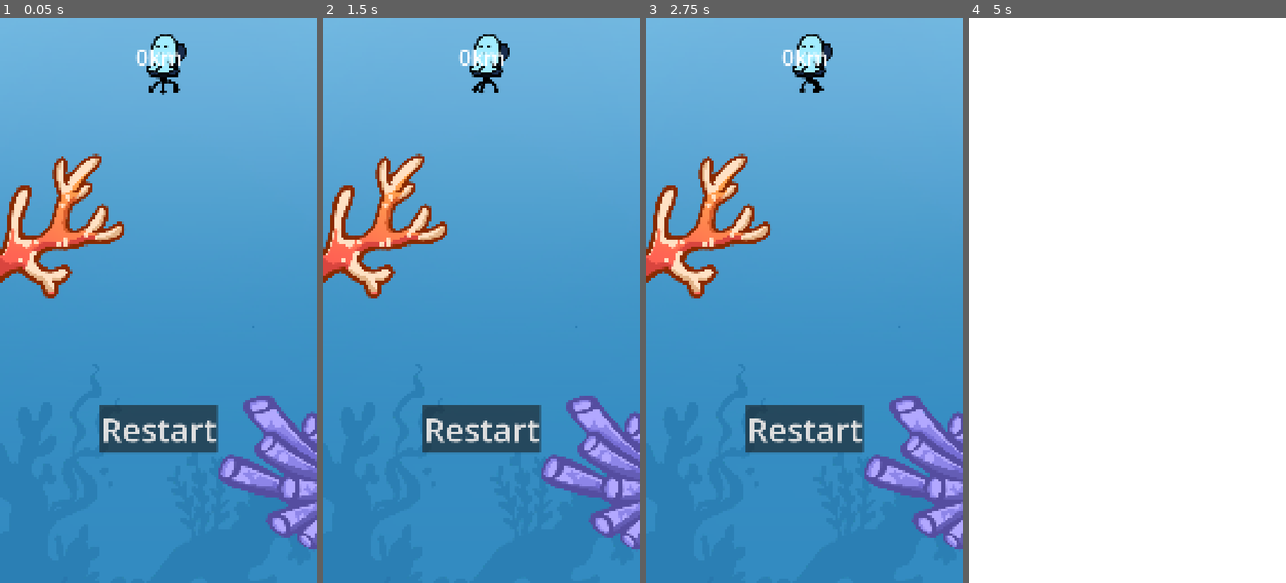
Above: before the commit, frames 1-4 (left to right).
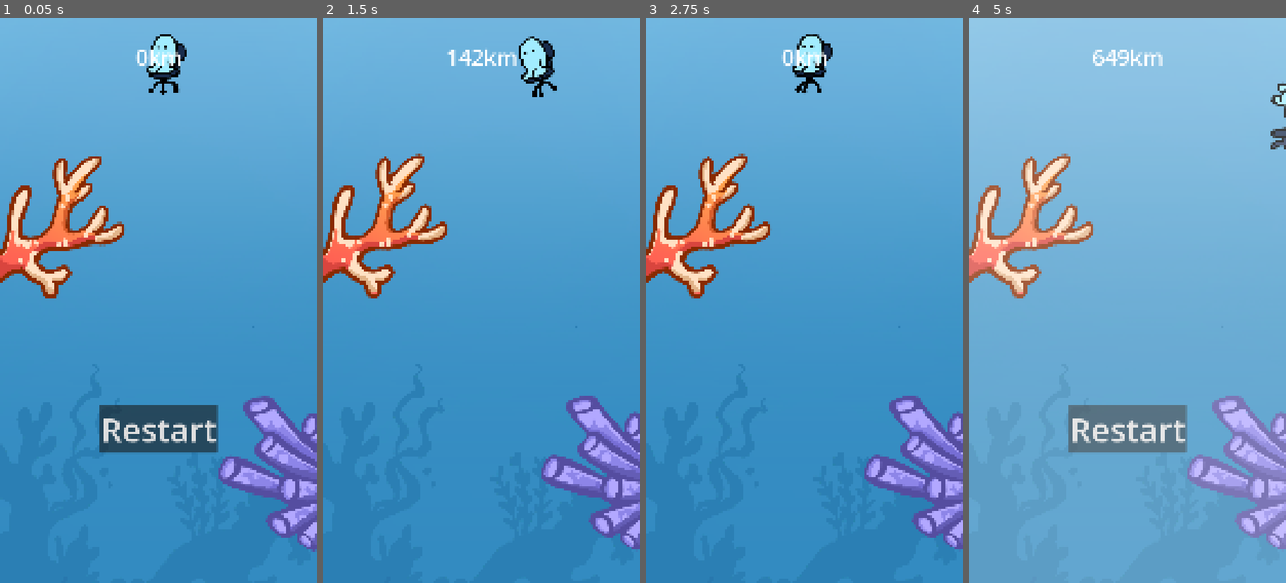
Above: after the commit, the same moments.

Repository: izzqz/to-the-core
Game: Godot game, scene res://main.tscn
The game is run twice, just before and just after one commit, with the same random seed, the same clock (stepped at 60 frames per second) and the same inputs.
Inputs (mouse positions are in pixels of both pictures, inside the frame that each line leads up to):
- Up to frame 1 (0.05 s): no input
- Up to frame 2 (1.5 s): click "Restart" at 0.5 s; click (481, 430) at 1.25 s, where only the run before the commit has a clickable "Restart"
- Up to frame 3 (2.75 s): click "Restart" at 2 s
- Up to frame 4 (5 s): hold Space (flap) 2.78-3.53 s; tap Space (flap) at 3.6, 3.77, 4.07 s; hold Space (flap) from 4.28 s (still down)

The runs differ from the first frame. In frame 1, 1.4% of the frame differs, in the area x 0-100%, y 2-95%; in frame 2, 5.0%; in frame 3, 3.2%; in frame 4, 100%, in the area x 0-100%, y 0-100%.

Commit message:
Interface

Diff:
--- a/main.tscn
+++ b/main.tscn
@@ -6,6 +6,7 @@
 [ext_resource type="PackedScene" uid="uid://74dbxxifoh4v" path="res://scenes/overlay.tscn" id="4_1bvp3"]
 
 [node name="Game" type="Node2D"]
+z_index = 1
 script = ExtResource("1_1bvp3")
 metadata/_edit_lock_ = true
 
@@ -23,9 +24,21 @@
 limit_top = 0
 limit_right = 1440
 limit_smoothed = true
-position_smoothing_speed = 10.0
+position_smoothing_enabled = true
+position_smoothing_speed = 50.0
 
 [node name="CanvasLayer" type="CanvasLayer" parent="."]
 
 [node name="Overlay" parent="CanvasLayer" instance=ExtResource("4_1bvp3")]
 metadata/_edit_lock_ = true
+
+[node name="Score" parent="CanvasLayer/Overlay" index="0"]
+mouse_filter = 1
+
+[node name="CenterContainer2" parent="CanvasLayer/Overlay/Score" index="3"]
+mouse_filter = 1
+
+[node name="ColorRect" parent="CanvasLayer/Overlay" index="1"]
+mouse_filter = 2
+
+[editable path="CanvasLayer/Overlay"]
--- a/project.godot
+++ b/project.godot
@@ -35,6 +35,8 @@
 flap={
 "deadzone": 0.2,
 "events": [Object(InputEventKey,"resource_local_to_scene":false,"resource_name":"","device":-1,"window_id":0,"alt_press …(191 unchanged characters)…
+, Object(InputEventKey,"resource_local_to_scene":false,"resource_name":"","device":-1,"window_id":0,"alt_pressed":false,"shift_pressed":false,"ctrl_pressed":false,"meta_pressed":false,"pressed":false,"keycode":0,"physical_keycode":4194309,"key_label":0,"unicode":0,"location":0,"echo":false,"script":null)
+, Object(InputEventMouseButton,"resource_local_to_scene":false,"resource_name":"","device":-1,"window_id":0,"alt_pressed":false,"shift_pressed":false,"ctrl_pressed":false,"meta_pressed":false,"button_mask":1,"position":Vector2(1013.23, 38.2266),"global_position":Vector2(1032.23, 134.227),"factor":1.0,"button_index":1,"canceled":false,"pressed":true,"double_click":false,"script":null)
 ]
 }
 debug_restart={
@@ -48,6 +50,11 @@
 ]
 }
 
+[input_devices]
+
+pointing/emulate_touch_from_mouse=true
+pointing/emulate_mouse_from_touch=false
+
 [rendering]
 
 renderer/rendering_method="mobile"
--- a/scenes/overlay.tscn
+++ b/scenes/overlay.tscn
@@ -103,6 +103,7 @@
 anchor_bottom = 1.0
 grow_horizontal = 2
 grow_vertical = 2
+mouse_filter = 2
 metadata/_edit_use_anchors_ = true
 
 [node name="MarginContainer" type="MarginContainer" parent="Score"]
@@ -124,10 +125,12 @@
 
 [node name="CenterContainer2" type="CenterContainer" parent="Score"]
 layout_mode = 2
+mouse_filter = 2
 
 [node name="Restart_Button" type="Button" parent="Score/CenterContainer2"]
 layout_mode = 2
 theme_override_font_sizes/font_size = 150
+action_mode = 0
 text = "Restart"
 
 [node name="ColorRect" type="ColorRect" parent="."]
--- a/scripts/player.gd
+++ b/scripts/player.gd
@@ -1,9 +1,9 @@
 extends CharacterBody2D
-# 500
-@export var gravity: float = 2500    # Adjust based on desired fall speed
+
+@export var gravity: float = 500   # Adjust based on desired fall speed
 @export var move_speed: float = 200   # Horizontal movement speed
-@export var MAX_FALL_SPEED: float = 2600  # Maximum falling speed
-@export var direction_change_speed: float = 10.0  # How quickly direction changes (higher = faster)
+@export var MAX_FALL_SPEED: float = 600  # Maximum falling speed
+@export var direction_change_speed: float = 8  # How quickly direction changes (higher = faster)
 
 @export var MAX_VELOCITY: float = 1800 # Maximum velocity in either direction
 @export var MIN_VELOCITY: float = 200   # Minimum velocity after direction change
@@ -17,6 +17,7 @@
 var current_right_velocity: float = MIN_VELOCITY  # Velocity when moving right
 var death_time: float = 0.0          # Timer to track death animation progress
 var screen_center_x: float = 0.0     # Horizontal center of the screen
+var frozen_antibug = 1
 
 @onready var colision_shape: CollisionShape2D = $CollisionShape2D
 @onready var is_alive = true
@@ -120,23 +121,29 @@
 		return
 
 	if event.is_action_pressed("flap"):
+		print(event)
+		if (is_frozen):
+			if (frozen_antibug):
+				frozen_antibug = false
+				return
+
+			is_frozen = false
+			return
+
 		target_direction *= -1
 		if target_direction > 0:
 			current_right_velocity = MIN_VELOCITY
 		else:
 			current_left_velocity = MIN_VELOCITY
-		if not is_alive:
-			restart()
-		if is_frozen:
-			is_frozen = false
 
 func restart() -> void:
 	current_direction = 1
-	target_direction = -1
+	target_direction = 1
 	current_left_velocity = 0
 	current_right_velocity = 0
 	is_alive = true
 	is_frozen = true
+	frozen_antibug = true
 	death_time = 0.0
 	self.position = start_position
 	Global.reset_score()
@@ -162,8 +169,8 @@
 	if Global.state == Global.GameState.DEATH_SCREEN:
 		return
 
-	#if area.is_in_group("obstacle"):
-		#game_over()
+	if area.is_in_group("obstacle"):
+		game_over()
 
 func play_dead() -> void:
 	$Alive_Animation.hide()
